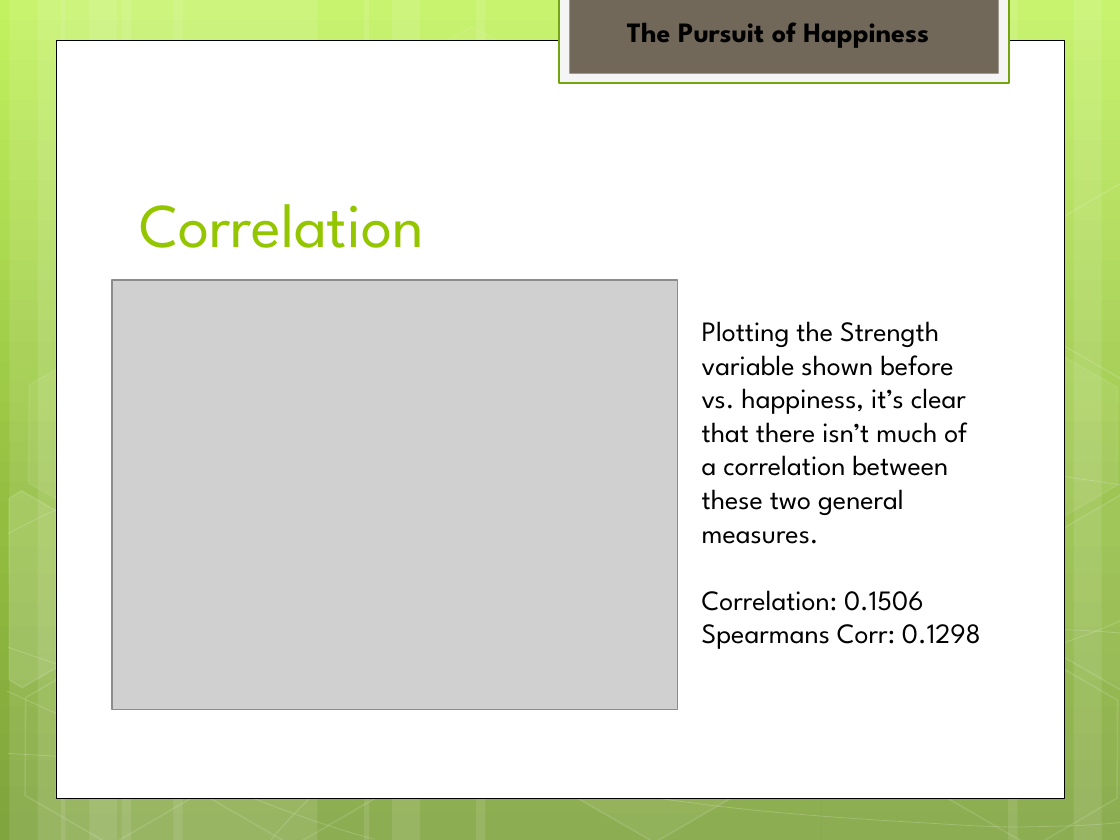
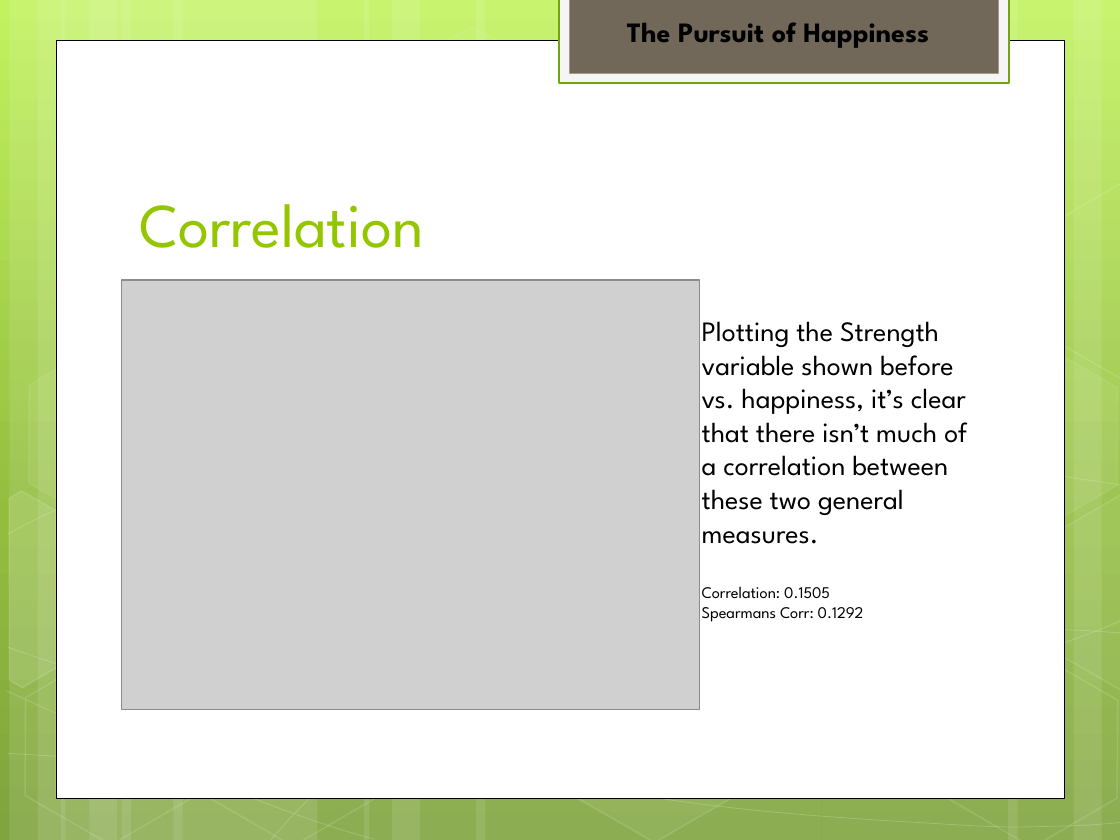
Before and after one commit to jeffbaronp3/BARON_DSC530_TermProject, a slide deck: slide 17 of The Pursuit of Happiness.pptx (slide 15 before the commit). Drawn at 1120x840 pixels with LibreOffice and Linux fonts; fonts in the diff are those of the drawing; grey boxes stand for pictures. Boxes give left, top, right and bottom in pixels: in the first picture for what was removed or moved away, otherwise in the second. Text is boxed around its words. In the diff, an @@ line names an element or a change of style, - is before the commit and + after.

```diff
--- a/The Pursuit of Happiness.pptx
+++ b/The Pursuit of Happiness.pptx
@@ picture: place and size @@
-picture at (112,280,678,710)
+picture at (121,280,699,710)
@@ text at (702,586,864,622): text changed; size 18 to 10.5 pt @@
-Correlation: 0.1506
-Spearmans Corr: 0.1298
+Correlation: 0.1505
+Spearmans Corr: 0.1292
```
Also in this commit, not shown: 10 other slides changed, 3 slides added, 4 other files.
